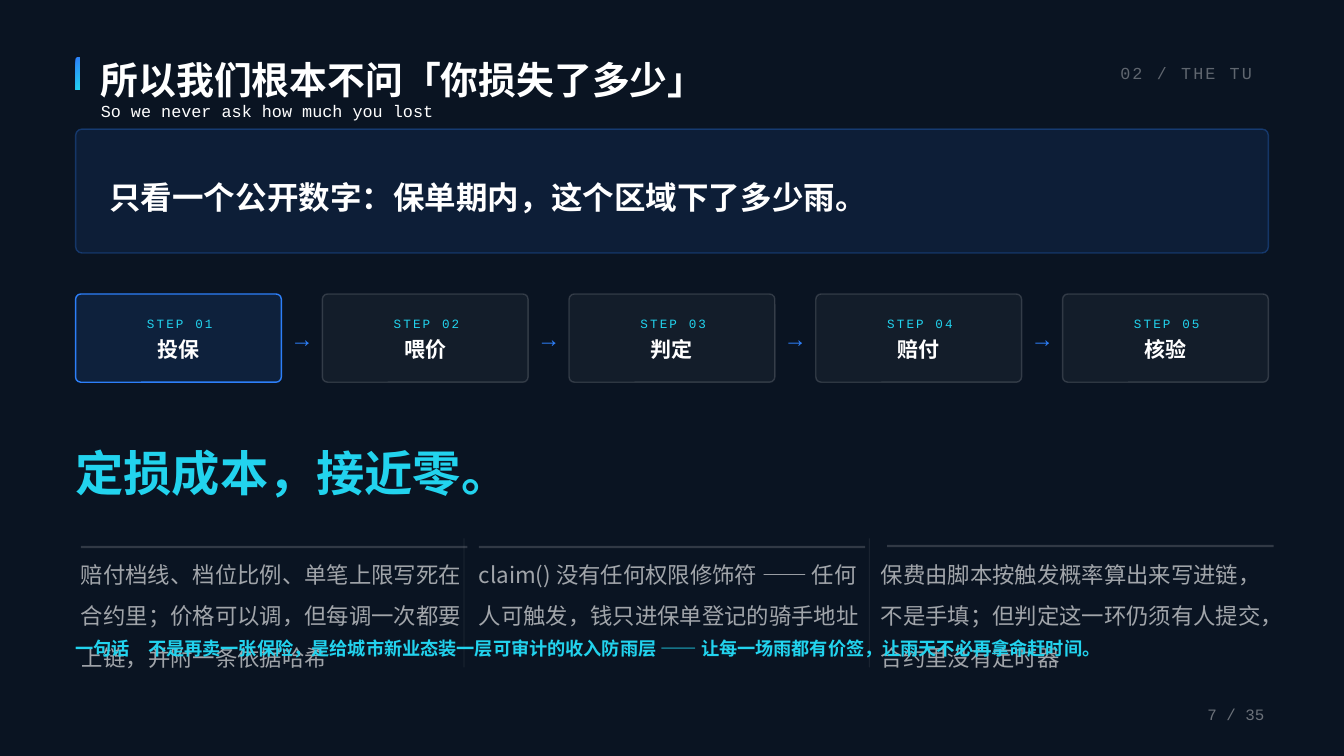
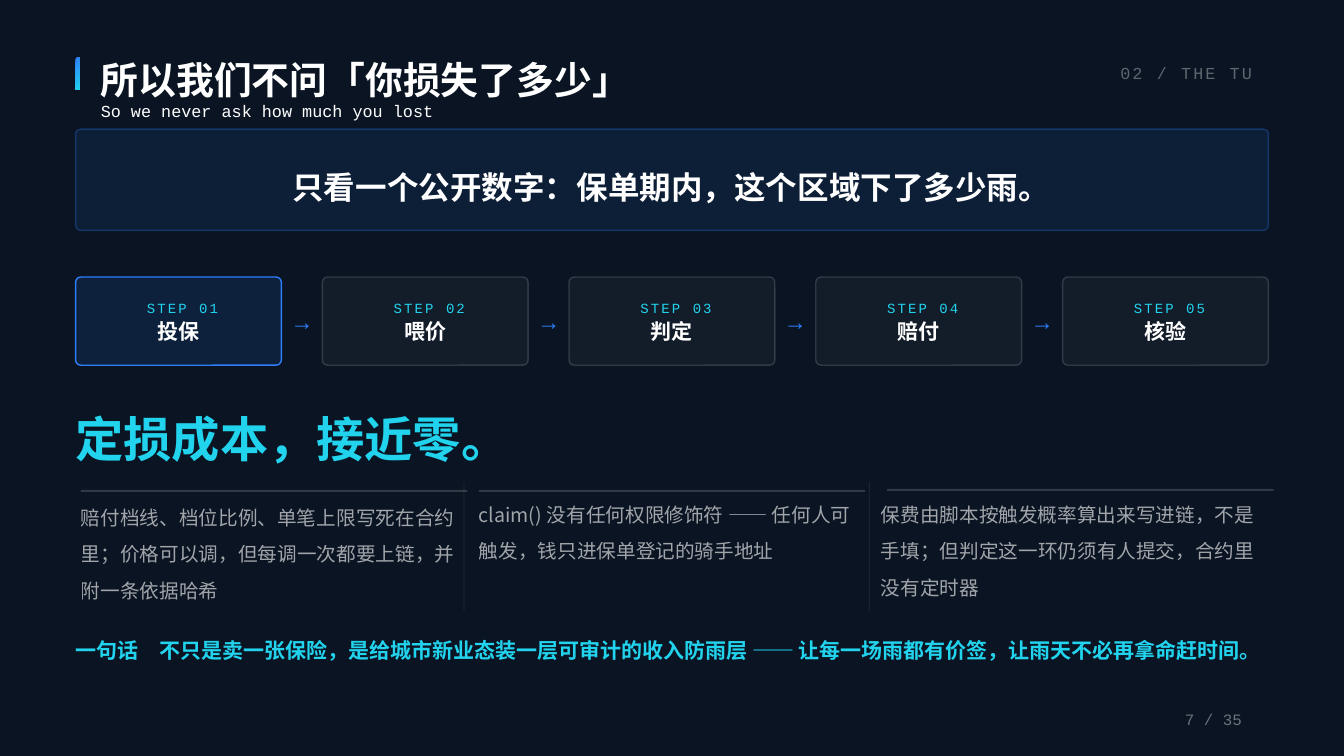
Before and after one commit to BruceLeezh/rainproof-pro, a slide deck: slide 6 of 01-参赛材料/交付物/PPT/雨证-路演PPT-答辩版-2026-11-14.pptx (slide 7 before the commit). Drawn at 1344x756 pixels with LibreOffice and Linux fonts; fonts in the diff are those of the drawing. Boxes give left, top, right and bottom in pixels: in the first picture for what was removed or moved away, otherwise in the second. Text is boxed around its words. In the diff, an @@ line names an element or a change of style, - is before the commit and + after.

```diff
--- a/01-参赛材料/交付物/PPT/雨证-路演PPT-答辩版-2026-11-14.pptx
+++ b/01-参赛材料/交付物/PPT/雨证-路演PPT-答辩版-2026-11-14.pptx
@@ text at box(101, 61, 630, 98): text changed @@
-所以我们根本不问「你损失了多少」
+所以我们不问「你损失了多少」
@@ text "只看一个公开数字：保单期内，这个区域下了多少雨。": place and size @@
-text "只看一个公开数字：保单期内，这个区域下了多少雨。" at box(109, 182, 867, 213)
+text "只看一个公开数字：保单期内，这个区域下了多少雨。" at box(292, 172, 1050, 203)
@@ text "只看一个公开数字：保单期内，这个区域下了多少雨。" at box(292, 172, 1050, 203): alignment left to centre; line spacing 1.45 to 1.95 @@
@@ rounded rectangle: place and size @@
-rounded rectangle at box(76, 129, 1268, 253)
+rounded rectangle at box(76, 129, 1268, 230)
@@ 5 texts: place and size @@
-5 texts at box(147, 319, 1199, 328)
+5 texts at box(147, 303, 1205, 313)
@@ size 9 to 10 pt in 5 elements at box(147, 303, 218, 313), box(394, 303, 465, 313), box(640, 303, 712, 313), box(887, 303, 958, 313), box(1134, 303, 1205, 313) @@
@@ 9 texts, 5 rounded rectangles: place and size @@
-9 texts, 5 rounded rectangles at box(76, 294, 1268, 383)
+9 texts, 5 rounded rectangles at box(76, 277, 1268, 366)
@@ text "定损成本，接近零。": place and size @@
-text "定损成本，接近零。" at box(76, 449, 510, 498)
+text "定损成本，接近零。" at box(76, 415, 510, 464)
@@ size 16 to 14 pt in 3 elements at box(479, 505, 851, 560), box(881, 505, 1254, 597), box(81, 508, 454, 600) @@
@@ text "赔付档线、档位比例、单笔上限写死在合约里；价格可以调，但每调一次都要上链，并附一条依据哈希": place and size @@
-text "赔付档线、档位比例、单笔上限写死在合约里；价格可以调，但每调一次都要上链，并附一条依据哈希" at box(81, 564, 461, 668)
+text "赔付档线、档位比例、单笔上限写死在合约里；价格可以调，但每调一次都要上链，并附一条依据哈希" at box(81, 508, 454, 600)
@@ 3 freeform shapes, 2 texts, 2 rectangles: place and size @@
-3 freeform shapes, 2 texts, 2 rectangles at box(81, 538, 1283, 668)
+3 freeform shapes, 2 texts, 2 rectangles at box(81, 482, 1273, 611)
@@ text at box(76, 640, 1261, 661): text changed; size 13 to 15 pt @@
-一句话 不是再卖一张保险，是给城市新业态装一层可审计的收入防雨层 —— 让每一场雨都有价签，让雨天不必再拿命赶时间。
+一句话 不只是卖一张保险，是给城市新业态装一层可审计的收入防雨层 —— 让每一场雨都有价签，让雨天不必再拿命赶时间。
@@ text "7 / 35": place and size @@
-text "7 / 35" at box(1207, 709, 1264, 720)
+text "7 / 35" at box(1185, 714, 1242, 725)
@@ text "7 / 35" at box(1185, 714, 1242, 725): alignment left to right; line spacing 1 to 1.25 @@
```
Also in this commit, not shown: 14 other slides changed, 15 slides removed, 2 other files.
